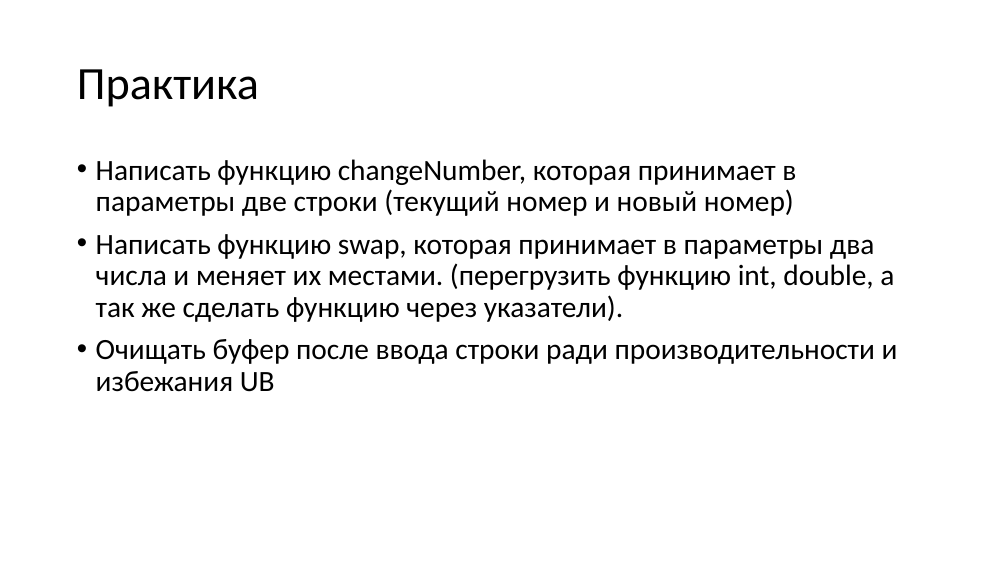
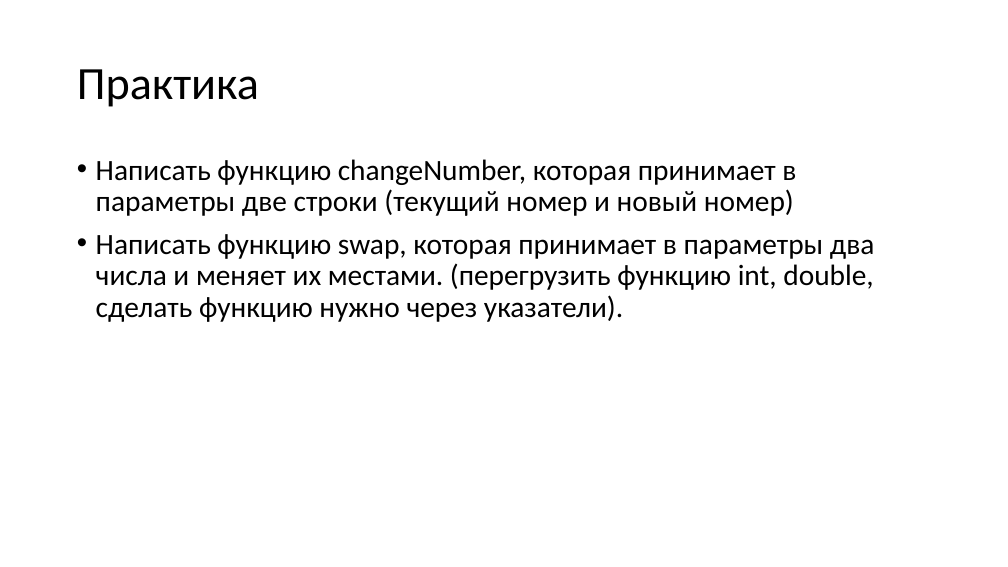
Before and after one commit to FloyzenCode/cpp-lectures, a slide deck: slide 48 of lecture4/lecture4.pptx (slide 26 before the commit). Drawn at 1008x567 pixels with LibreOffice and Linux fonts; fonts in the diff are those of the drawing. Boxes give left, top, right and bottom in pixels: in the first picture for what was removed or moved away, otherwise in the second. Text is boxed around its words. In the diff, an @@ line names an element or a change of style, - is before the commit and + after.

```diff
--- a/lecture4/lecture4.pptx
+++ b/lecture4/lecture4.pptx
@@ text at (x1=96, y1=234, x2=875, y2=322): text changed @@
-• Написать функцию swap, которая принимает в параметры два числа и меняет их местами. (перегрузить функцию int, double, а так же сделать функцию через указатели).
-• Очищать буфер после ввода строки ради производительности и избежания UB
+• Написать функцию swap, которая принимает в параметры два числа и меняет их местами. (перегрузить функцию int, double, сделать функцию нужно через указатели).
```
Also in this commit, not shown: 22 slides added, 1 slide removed, 26 other files.
